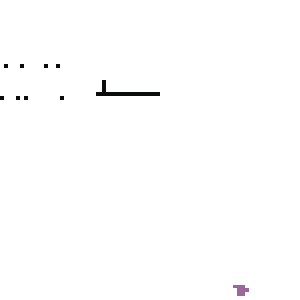
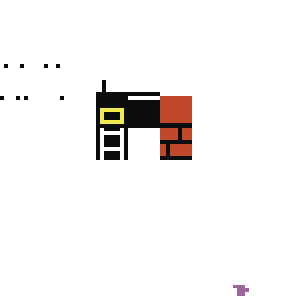
Layers edited between the first and the second (300, 300) image:
added layer "treasure.bmp" above "rope.bmp" over <box>96,96,128,128</box>
added layer "rope.bmp" above "ladder.bmp" over <box>128,100,160,128</box>
added layer "ladder.bmp" above "brick-hard.bmp" over <box>96,128,128,160</box>
added layer "brick-hard.bmp" above "brick.bmp" over <box>160,96,192,128</box>
added layer "brick.bmp" above "Visible" over <box>160,128,192,160</box>
